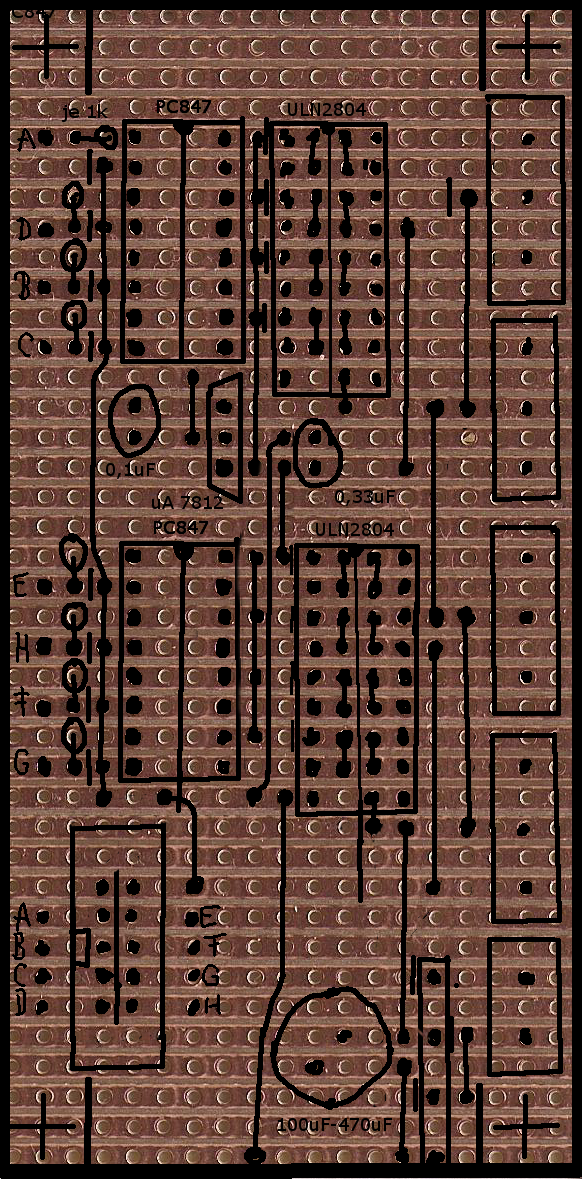
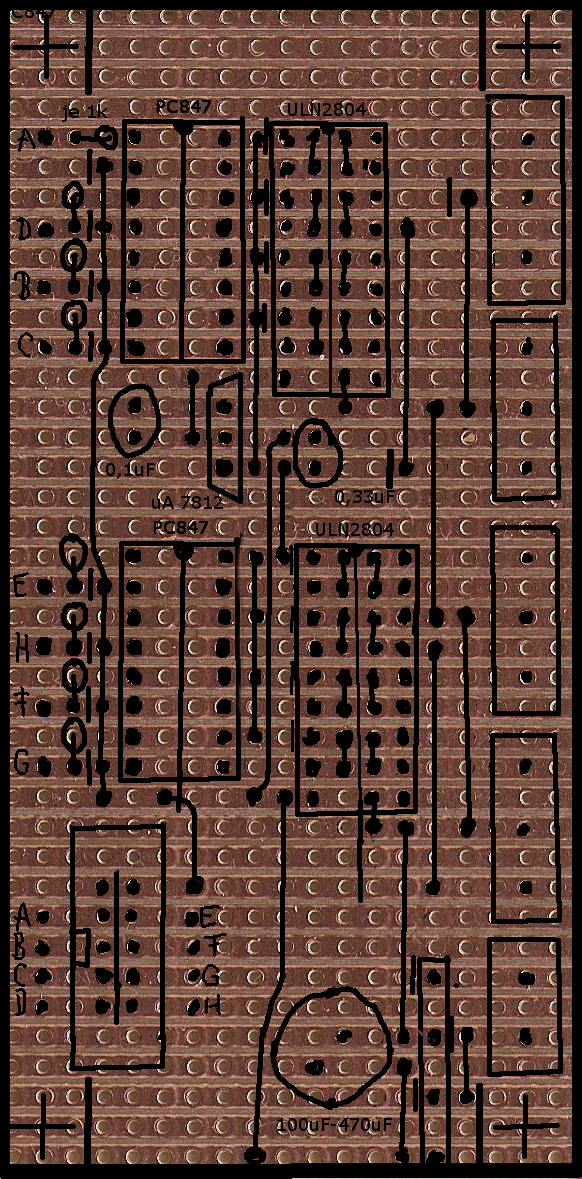
Two versions of the same layered image (582x1179). Layer-by-layer changes:
painted on "Schnitte" over bbox(386, 449, 394, 489)
